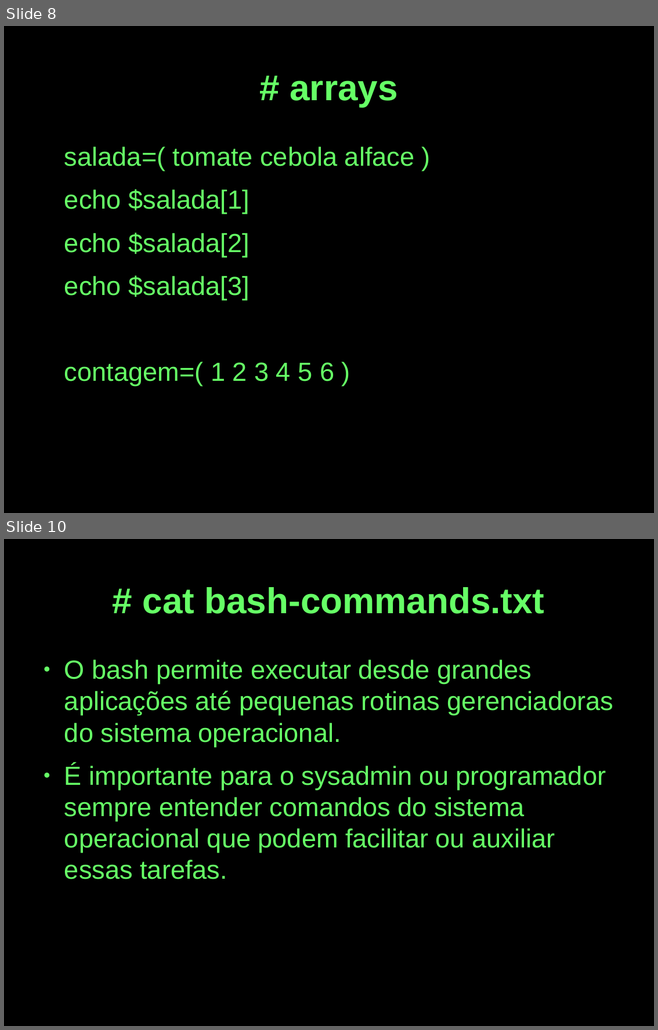
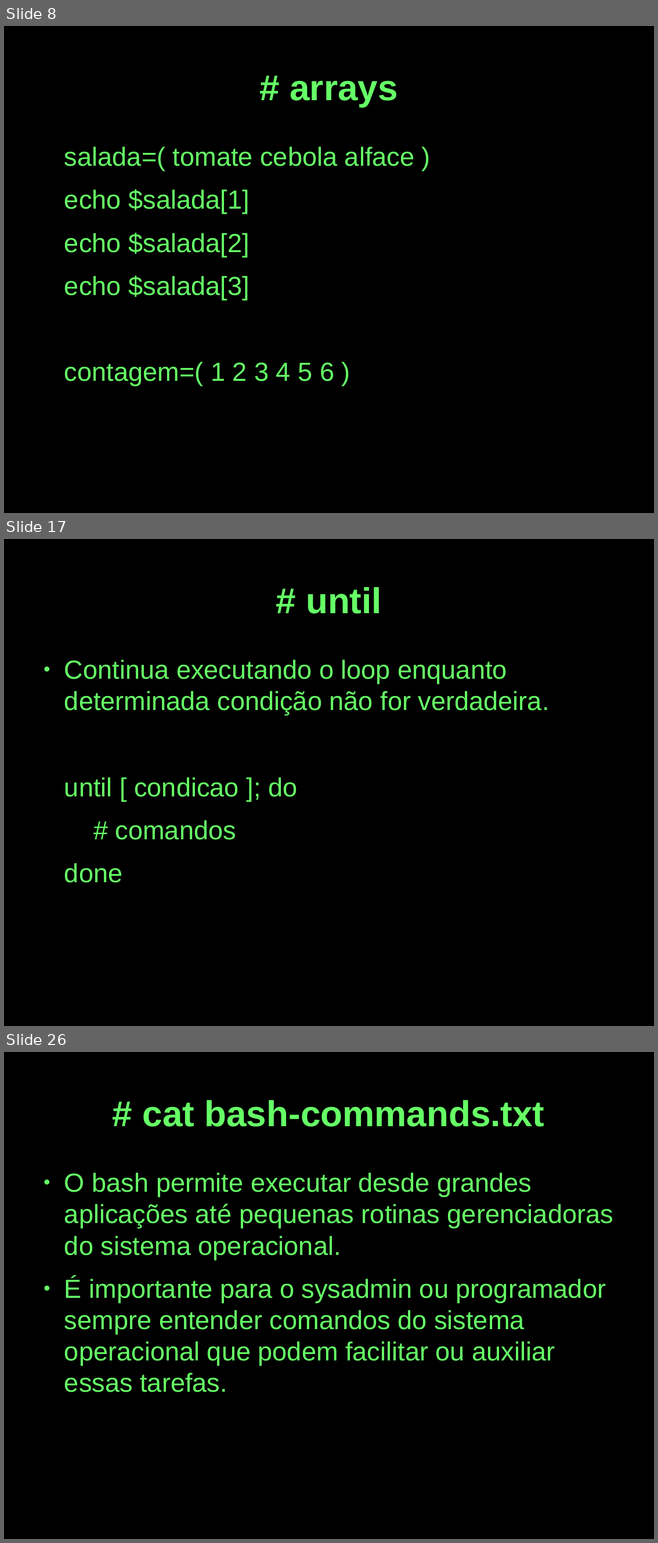
Before and after one commit to cjlcarvalho/presentations, a slide deck: shell-presentation.odp. Shown one above the other, each under a label of ours: slides 8 and 10 before the commit, slides 8, 17 and 26 after it; the slides between them are not shown. The pictures are 658x1030 and 658x1543 pixels, drawn with LibreOffice and Linux fonts; fonts in the diff are those of the drawing. Boxes give left, top, right and bottom in pixels: in the first picture for what was removed or moved away, otherwise in the second. Text is boxed around its words. In the diff, an @@ line names an element or a change of style, - is before the commit and + after.

```diff
--- a/shell-presentation.odp
+++ b/shell-presentation.odp
@@ slide 17 added at box(4, 539, 654, 1026), background #000000 @@
@@ title added at box(306, 587, 382, 614), 44 pt, text #66FF66, bold @@
+# until
@@ text added at box(64, 660, 549, 883), 32 pt, text #66FF66 @@
+● Continua executando o loop enquanto determinada condição não for verdadeira.
+until [ condicao ]; do
+# comandos
+done
@@ what was slide 10 is now slide 26 @@
```
Also in this commit, not shown: 1 slide changed, 18 other slides added, 1 slide removed, 2 other files.
